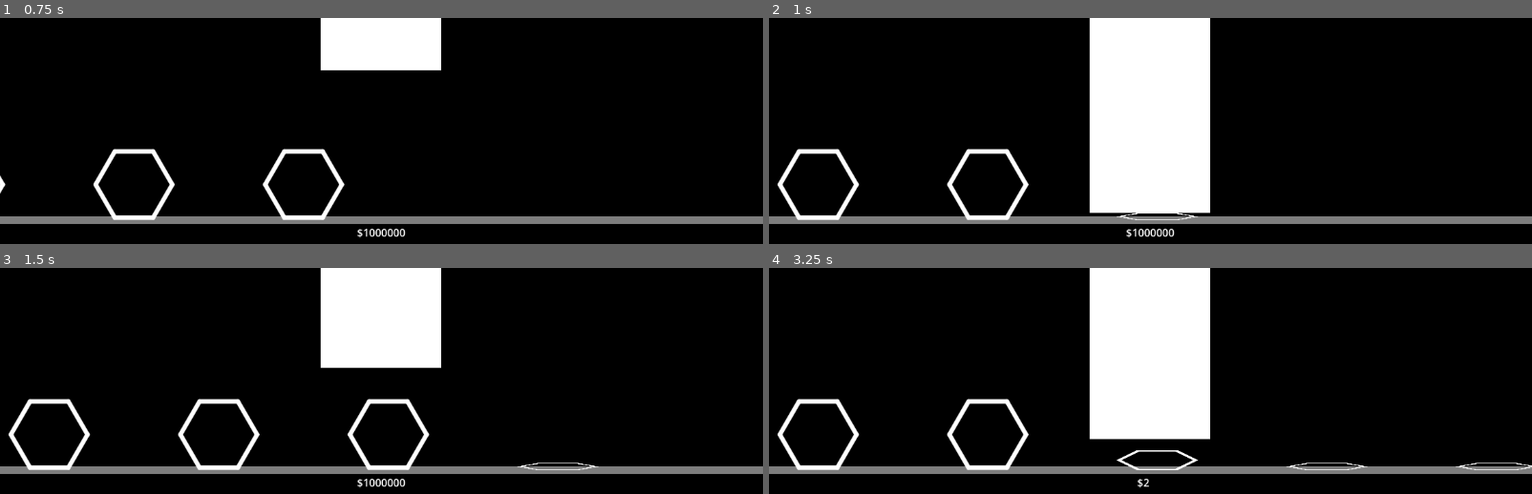
Above: before the commit, frames 1-4 (two rows, left to right).
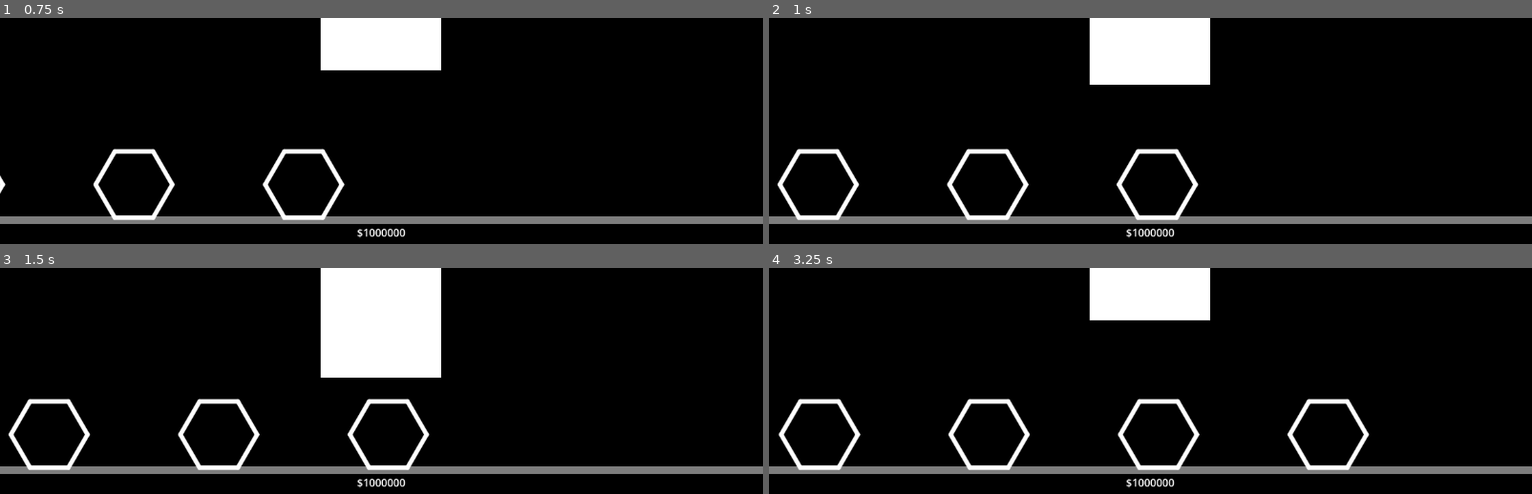
Above: after the commit, the same moments.

Repository: miyo6032/HydraulicPressIncremental
Game: Godot game, scene res://1_main.tscn
Two runs of this game, one before a commit and one after it. Both use one fixed random seed, a clock stepped at 60 frames per second and the inputs below. The project has no main scene, so this scene is started directly.
Inputs (mouse positions are in pixels of both pictures, inside the frame that each line leads up to):
- Up to frame 1 (0.75 s): tap Enter at 0.5 s; move the mouse to (549, 210) at 0.52 s; hold Up (ui_up) from 0.53 s (still down); tap Tab at 0.6 s; click (549, 210) at 0.67 s
- Up to frame 2 (1 s): keep holding Up (ui_up)
- Up to frame 3 (1.5 s): release Up (ui_up) at 1.25 s; drag from (outside the picture) to (outside the picture) at 1.27 s
- Up to frame 4 (3.25 s): move the mouse to (1226, 387) at 2.02 s; hold Up (ui_up) 2.03-2.75 s; tap Tab at 2.1 s; drag from (outside the picture) to (921, 417) at 2.77 s

Frame 1 is identical in both runs. In frame 2, 8.9% of the frame differs, in the area x 41-58%, y 29-90%; in frame 3, 0.8%; in frame 4, 10%, in the area x 1-100%, y 22-98%.

Commit message:
add crush fail

Diff:
--- a/2_simulation.tscn
+++ b/2_simulation.tscn
@@ -36,7 +36,7 @@
 
 [node name="Press" type="Node2D" parent="."]
 script = ExtResource("1_kar5x")
-crushing_time = 0.1
+crushing_time = 0.5
 
 [node name="Visual" type="Node2D" parent="Press"]
 
--- a/Conveyor.gd
+++ b/Conveyor.gd
@@ -29,7 +29,10 @@
 func finish_move():
     move_finished.emit()
     if crushables.size() > 5:
-        EventBus.crushable_removed.emit(1)
+        var crushable = crushables[0]
+        crushables.remove_at(0)
+        EventBus.crushable_removed.emit(crushable.get_value())
+        crushable.queue_free()
 
 func get_current_crushable():
     return crushables[-3]
--- a/Crushable.gd
+++ b/Crushable.gd
@@ -2,5 +2,10 @@
 
 @onready var sprite: Sprite2D = $Sprite2D
 
+var is_crushed = false
+
 func update_crush(size):
     scale.y = clamp(size / sprite.texture.get_height(), 0.1, 1)
+
+func get_value():
+    return 1 if is_crushed else 0
--- a/Press.gd
+++ b/Press.gd
@@ -11,10 +11,22 @@
     visual.global_position = start_crushing_pos.global_position
 
 func crush(crushable):
-    var tween = create_tween()
-    tween.tween_method(update_crush.bind(crushable), start_crushing_pos.global_position, final_crushing_pos.global_position, crushing_time)
-    tween.tween_property(visual, "global_position", start_crushing_pos.global_position, crushing_time).set_delay(crushing_time * 0.5)
-    tween.tween_callback(func(): crush_finished.emit())
+    var failed_crush = true
+    if failed_crush:
+        var tween = create_tween()
+        var partial_position = (final_crushing_pos.global_position - start_crushing_pos.global_position) * 0.5 + start_crushing_pos.global_position
+        tween.tween_method(update_crush.bind(crushable), start_crushing_pos.global_position, partial_position, crushing_time)
+        tween.tween_method(update_crush.bind(crushable), partial_position, start_crushing_pos.global_position, crushing_time)
+        tween.tween_callback(func(): crush_finished.emit())
+    else:
+        var tween = create_tween()
+        tween.tween_method(update_crush.bind(crushable), start_crushing_pos.global_position, final_crushing_pos.global_position, crushing_time)
+        tween.tween_property(visual, "global_position", start_crushing_pos.global_position, crushing_time).set_delay(crushing_time * 0.5)
+        tween.tween_callback(complete_crush.bind(crushable))
+
+func complete_crush(crushable):
+    crushable.is_crushed = true
+    crush_finished.emit()
 
 func update_crush(pos, crushable):
     visual.global_position = pos
